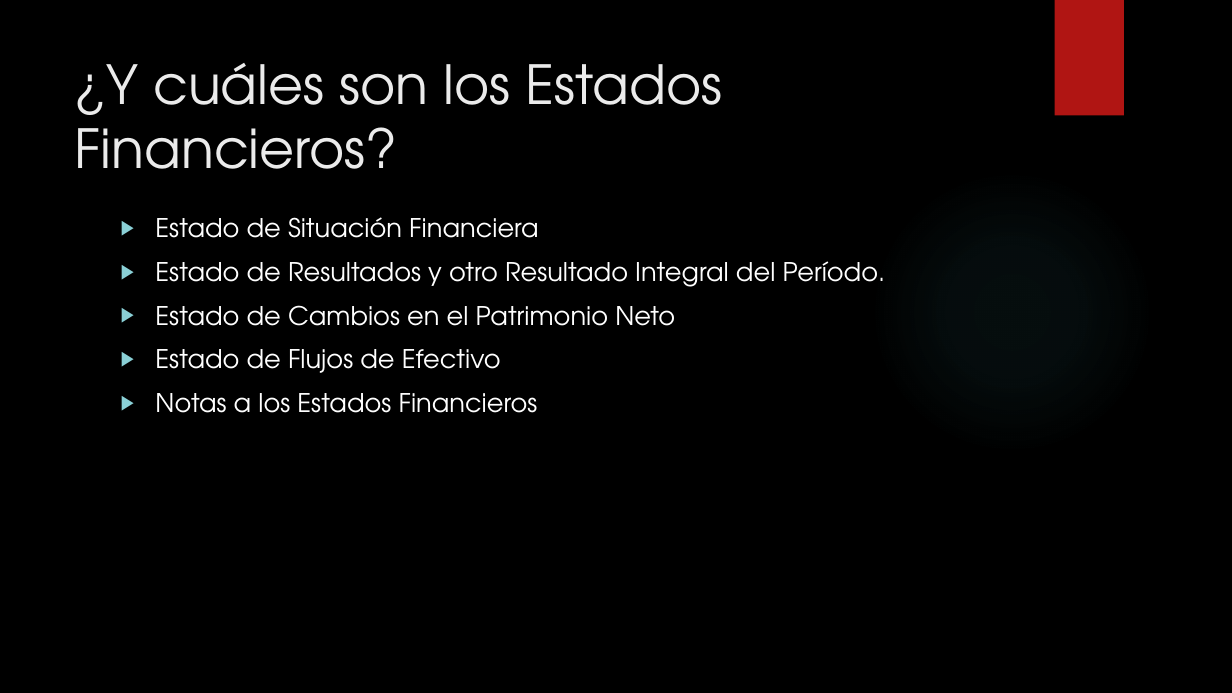
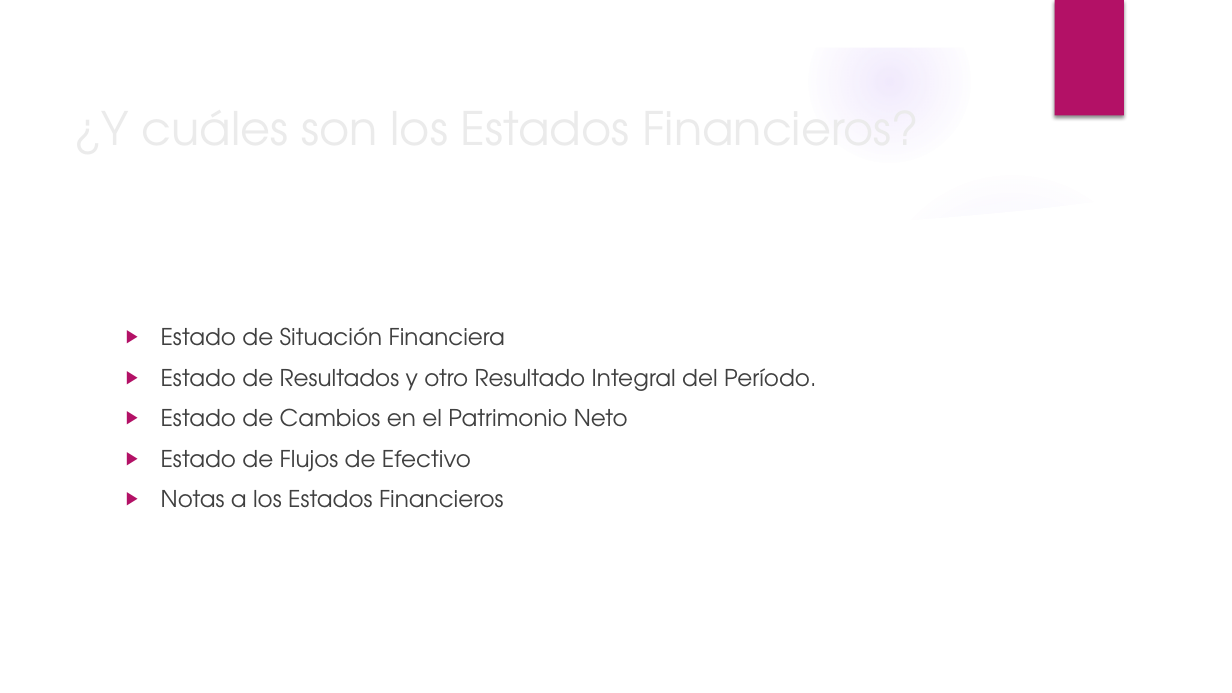
Before and after one commit to JesusEscalante/Estados_Financieros, a slide deck: slide 5 of Estados financieros.pptx. Drawn at 1232x693 pixels with LibreOffice and Linux fonts; fonts in the diff are those of the drawing; background and template pictures are left out. Boxes give left, top, right and bottom in pixels: in the first picture for what was removed or moved away, otherwise in the second. Text is boxed around its words. In the diff, an @@ line names an element or a change of style, - is before the commit and + after.

```diff
--- a/Estados financieros.pptx
+++ b/Estados financieros.pptx
@@ group added at bbox=[0, 0, 1232, 693]: 4 ellipses, 3 freeform shapes @@
@@ rectangle at bbox=[1055, 0, 1124, 116]: fill #B01513 to #B31166 @@
@@ title "¿Y cuáles son los Estados ..." at bbox=[66, 46, 1017, 209]: size 42 to 36 pt; vertical alignment top to middle @@
@@ ellipse at bbox=[870, 169, 1154, 454]: fill gradient #50B9C1 to gradient #9B6BF2 @@
@@ text "Estado de Situación Financiera": place and size @@
-text "Estado de Situación Financiera" at bbox=[155, 217, 886, 413]
+text "Estado de Situación Financiera" at bbox=[161, 327, 816, 508]
@@ text "Estado de Situación Financiera" at bbox=[161, 327, 816, 508]: size 20 to 18 pt, text colour #FFFFFF to #404040; bullet colour #8AD0D6 to #B31166 @@
```
Also in this commit, not shown: 11 other slides changed.
